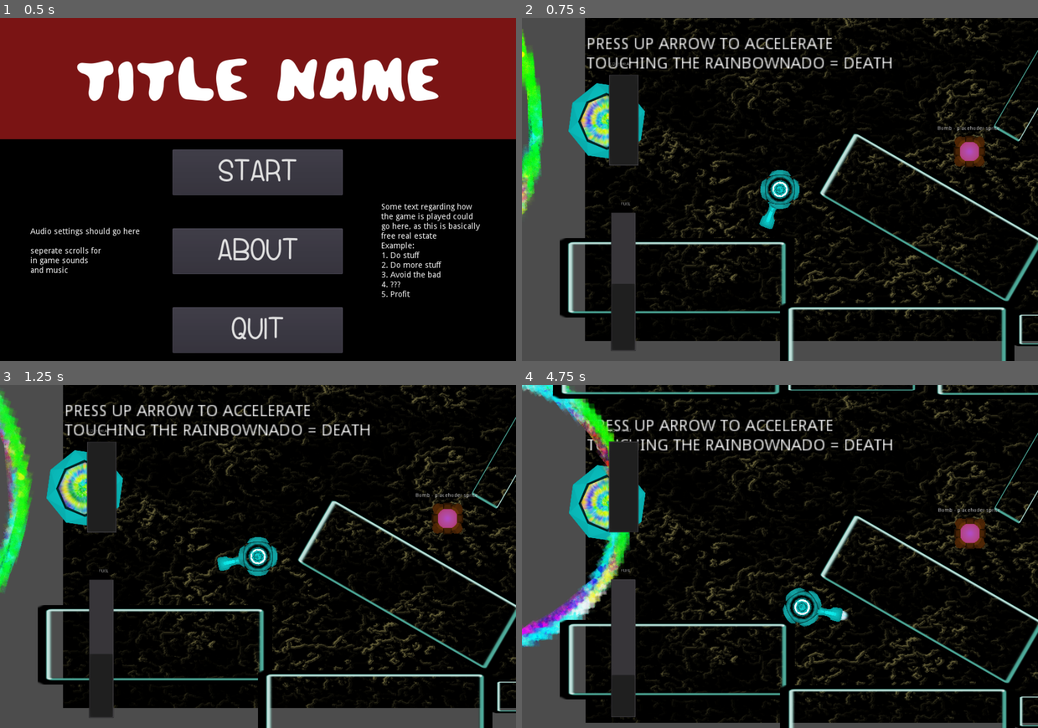
Above: before the commit, frames 1-4 (two rows, left to right).
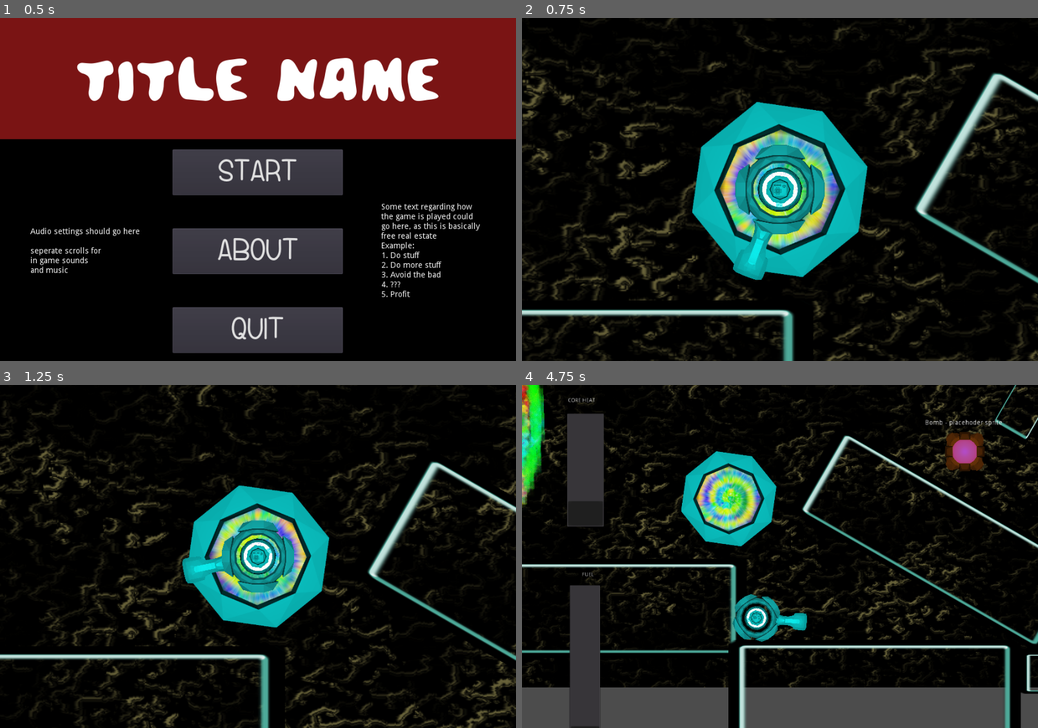
Above: after the commit, the same moments.

Repository: ktosox/Wild_Jam_01_2019
Game: Godot game, scene res://Scenes_N_Scripts/Menu_Scene.tscn
The game is run twice, just before and just after one commit, with the same random seed, the same clock (stepped at 60 frames per second) and the same inputs.
Inputs:
- Up to frame 1 (0.5 s): no input
- Up to frame 2 (0.75 s): click "START" at 0.5 s
- Up to frame 3 (1.25 s): no input
- Up to frame 4 (4.75 s): hold Up (ui_up) 1.28-2.03 s; hold Up (ui_up) 2.78-4.28 s

Frame 1 is identical in both runs. In frame 2, 48% of the frame differs, in the area x 0-100%, y 0-100%; in frame 3, 44%; in frame 4, 46%.

Commit message:
added zoom out at start, engine puffs, engine buzz

Diff:
--- a/Scenes_N_Scripts/GameFolder/GameScene.gd
+++ b/Scenes_N_Scripts/GameFolder/GameScene.gd
@@ -2,9 +2,7 @@
 
 var fuelLevel = 500
 var fuelLevelMax = 1000
-
-
-var corePowerLevel = 200
+var corePowerLevel = 300
 var corePowerLevelMax = 1000
 var coreSlowDownRate = 20
 var playerDied = false
@@ -27,13 +25,24 @@
 	$RainbowNado.move_and_slide(directionRainbownado)
 	if(fuelLevel>fuelLevelMax):
 		fuelLevel=fuelLevelMax
+	if(corePowerLevel>corePowerLevelMax):
+		corePowerLevel=corePowerLevelMax
 	updateGlobalPlayerData(delta)
+	if(fuelLevel<200 && !$SoundBox.playLowFuel):
+		$SoundBox.startLowFuel()
+	if(fuelLevel>200 && $SoundBox.playLowFuel):
+		$SoundBox.stopLowFuel()
+
+	if(corePowerLevel>800 && !$SoundBox.playCoreHeat):
+		$SoundBox.startCoreHeat()
+	if(corePowerLevel<800 && $SoundBox.playCoreHeat):
+		$SoundBox.stopCoreHeat()
 
 func updateGlobalPlayerData(delta):
 	if(corePowerLevel>0):
 		corePowerLevel -= delta * coreSlowDownRate
 		fuelLevel -= corePowerLevel * 0.1 * delta
-	if(corePowerLevel>100):
+	if(corePowerLevel>200):
 		corePowerLevel -= delta * coreSlowDownRate * 3
 		fuelLevel -= corePowerLevel * 0.2 * delta
 	$Player.updateCoreRotation(corePowerLevel)
@@ -51,8 +60,8 @@
 		projectile.get_parent().explode()
 
 
-		$Player/PlayerShip.linear_velocity.x +=($Player/PlayerShip.global_position.x - projectile.global_position.x) *30
-		$Player/PlayerShip.linear_velocity.y +=($Player/PlayerShip.global_position.y - projectile.global_position.y) *30
+		$Player/PlayerShip.linear_velocity.x +=($Player/PlayerShip.global_position.x - projectile.global_position.x) *20
+		$Player/PlayerShip.linear_velocity.y +=($Player/PlayerShip.global_position.y - projectile.global_position.y) *20
 		print("BOOM")
 	if (projectile.projectileType == 3):
 		#projectile.get_parent()
@@ -70,8 +79,3 @@
 func _on_DeathTimer_timeout():
 	if(playerDied):
 		get_tree().change_scene("res://Scenes_N_Scripts/GameFolder/DeathScreen.tscn")
-
-
-func _on_NonCriticalCheckups_timeout():
-
-	pass # replace with function body
--- a/Scenes_N_Scripts/GameFolder/GameScene.tscn
+++ b/Scenes_N_Scripts/GameFolder/GameScene.tscn
@@ -1,45 +1,47 @@
-[gd_scene load_steps=11 format=2]
+[gd_scene load_steps=12 format=2]
 
 [ext_resource path="res://Scenes_N_Scripts/GameFolder/GameScene.gd" type="Script" id=1]
-[ext_resource path="res://Scenes_N_Scripts/GameFolder/Background.tscn" type="PackedScene" id=2]
-[ext_resource path="res://Scenes_N_Scripts/Environment/Portal.tscn" type="PackedScene" id=3]
-[ext_resource path="res://Scenes_N_Scripts/PlayerStuff/Player.tscn" type="PackedScene" id=4]
-[ext_resource path="res://Scenes_N_Scripts/GameFolder/RainbowNado.tscn" type="PackedScene" id=5]
-[ext_resource path="res://Resources/Audio/Burnt_Spirit_short.ogg" type="AudioStream" id=6]
-[ext_resource path="res://Scenes_N_Scripts/Environment/Wall2.tscn" type="PackedScene" id=7]
-[ext_resource path="res://Scenes_N_Scripts/Environment/Wall1.tscn" type="PackedScene" id=8]
-[ext_resource path="res://Scenes_N_Scripts/Environment/FuelCanister.tscn" type="PackedScene" id=9]
-[ext_resource path="res://Scenes_N_Scripts/Environment/Bomb.tscn" type="PackedScene" id=10]
+[ext_resource path="res://Scenes_N_Scripts/GameFolder/SoundBox.tscn" type="PackedScene" id=2]
+[ext_resource path="res://Scenes_N_Scripts/GameFolder/Background.tscn" type="PackedScene" id=3]
+[ext_resource path="res://Scenes_N_Scripts/Environment/Portal.tscn" type="PackedScene" id=4]
+[ext_resource path="res://Scenes_N_Scripts/PlayerStuff/Player.tscn" type="PackedScene" id=5]
+[ext_resource path="res://Scenes_N_Scripts/GameFolder/RainbowNado.tscn" type="PackedScene" id=6]
+[ext_resource path="res://Resources/Audio/Burnt_Spirit_short.ogg" type="AudioStream" id=7]
+[ext_resource path="res://Scenes_N_Scripts/Environment/Wall2.tscn" type="PackedScene" id=8]
+[ext_resource path="res://Scenes_N_Scripts/Environment/Wall1.tscn" type="PackedScene" id=9]
+[ext_resource path="res://Scenes_N_Scripts/Environment/FuelCanister.tscn" type="PackedScene" id=10]
+[ext_resource path="res://Scenes_N_Scripts/Environment/Bomb.tscn" type="PackedScene" id=11]
 
-[node name="MainGameNode" type="Node" index="0"]
+[node name="MainGameNode" type="Node"]
 
 script = ExtResource( 1 )
 
-[node name="DeathTimer" type="Timer" parent="." index="0"]
+[node name="SoundBox" parent="." index="0" instance=ExtResource( 2 )]
+
+[node name="DeathTimer" type="Timer" parent="." index="1"]
 
 process_mode = 1
 wait_time = 3.0
 one_shot = false
 autostart = true
 
-[node name="Background" parent="." index="1" instance=ExtResource( 2 )]
+[node name="Background" parent="." index="2" instance=ExtResource( 3 )]
 
 margin_left = -397.0
 margin_top = -302.0
 margin_right = -397.0
 margin_bottom = -302.0
 
-[node name="Portal" parent="." index="2" instance=ExtResource( 3 )]
+[node name="Portal" parent="." index="3" instance=ExtResource( 4 )]
 
-position = Vector2( -453.156, -178.745 )
 scale = Vector2( 0.5, 0.5 )
 
-[node name="Player" parent="." index="3" instance=ExtResource( 4 )]
+[node name="Player" parent="." index="4" instance=ExtResource( 5 )]
 
-position = Vector2( -361.776, -186.992 )
+position = Vector2( -452.527, -389.349 )
 scale = Vector2( 1, 1 )
 
-[node name="Label" type="Label" parent="." index="4"]
+[node name="Label" type="Label" parent="." index="5"]
 
 anchor_left = 0.0
 anchor_top = 0.0
@@ -62,93 +64,96 @@
 lines_skipped = 0
 max_lines_visible = -1
 _sections_unfolded = [ "Focus", "Hint", "Margin", "Mouse", "Rect", "Size Flags", "Theme", "custom_colors", "custom_constants", "custom_fonts" ]
+__meta__ = {
+"_edit_lock_": true
+}
 
-[node name="RainbowNado" parent="." index="5" instance=ExtResource( 5 )]
+[node name="RainbowNado" parent="." index="6" instance=ExtResource( 6 )]
 
 position = Vector2( -1142.54, -167.791 )
 scale = Vector2( 1, 1 )
 
-[node name="Music" type="AudioStreamPlayer" parent="." index="6"]
+[node name="Music" type="AudioStreamPlayer" parent="." index="7"]
 
-stream = ExtResource( 6 )
+stream = ExtResource( 7 )
 volume_db = -8.0
 pitch_scale = 1.1
 autoplay = true
 mix_target = 0
 bus = "Master"
 
-[node name="StaticBody2D" parent="." index="7" instance=ExtResource( 7 )]
+[node name="StaticBody2D" parent="." index="8" instance=ExtResource( 8 )]
 
 position = Vector2( -269.43, 231.482 )
 
-[node name="StaticBody2D12" parent="." index="8" instance=ExtResource( 7 )]
+[node name="StaticBody2D12" parent="." index="9" instance=ExtResource( 8 )]
 
 position = Vector2( 306.606, 402.612 )
 
-[node name="StaticBody2D2" parent="." index="9" instance=ExtResource( 7 )]
+[node name="StaticBody2D2" parent="." index="10" instance=ExtResource( 8 )]
 
 position = Vector2( -287.683, -558.241 )
 
-[node name="StaticBody2D9" parent="." index="10" instance=ExtResource( 7 )]
+[node name="StaticBody2D9" parent="." index="11" instance=ExtResource( 8 )]
 
 position = Vector2( 1289.1, -554.036 )
 
-[node name="StaticBody2D3" parent="." index="11" instance=ExtResource( 7 )]
+[node name="StaticBody2D3" parent="." index="12" instance=ExtResource( 8 )]
 
-position = Vector2( 395.544, 73.8074 )
+position = Vector2( 445.511, 86.7617 )
 rotation = 0.523599
 _sections_unfolded = [ "Transform" ]
 
-[node name="StaticBody2D11" parent="." index="12" instance=ExtResource( 7 )]
+[node name="StaticBody2D11" parent="." index="13" instance=ExtResource( 8 )]
 
 position = Vector2( 1076.82, 50.6999 )
 rotation = 1.91986
 _sections_unfolded = [ "Transform" ]
 
-[node name="StaticBody2D4" parent="." index="13" instance=ExtResource( 8 )]
+[node name="StaticBody2D4" parent="." index="14" instance=ExtResource( 9 )]
 
 position = Vector2( 674.201, -287.73 )
 rotation = 2.0944
 _sections_unfolded = [ "Transform" ]
 
-[node name="StaticBody2D7" parent="." index="14" instance=ExtResource( 8 )]
+[node name="StaticBody2D7" parent="." index="15" instance=ExtResource( 9 )]
 
 position = Vector2( 1523.53, -293.78 )
 rotation = 2.0944
 _sections_unfolded = [ "Transform" ]
 
-[node name="StaticBody2D5" parent="." index="15" instance=ExtResource( 8 )]
+[node name="StaticBody2D5" parent="." index="16" instance=ExtResource( 9 )]
 
 position = Vector2( 186.31, -513.489 )
 
-[node name="StaticBody2D10" parent="." index="16" instance=ExtResource( 8 )]
+[node name="StaticBody2D10" parent="." index="17" instance=ExtResource( 9 )]
 
 position = Vector2( 792.122, 367.41 )
 
-[node name="StaticBody2D6" parent="." index="17" instance=ExtResource( 7 )]
+[node name="StaticBody2D6" parent="." index="18" instance=ExtResource( 8 )]
 
 position = Vector2( 695.447, -556.357 )
 
-[node name="StaticBody2D8" parent="." index="18" instance=ExtResource( 7 )]
+[node name="StaticBody2D8" parent="." index="19" instance=ExtResource( 8 )]
 
 position = Vector2( 1461.3, 284.824 )
 
-[node name="FuelCanister" parent="." index="19" instance=ExtResource( 9 )]
+[node name="FuelCanister" parent="." index="20" instance=ExtResource( 10 )]
 
 position = Vector2( 1396.89, 13.9459 )
 _sections_unfolded = [ "Transform" ]
 
-[node name="Bomb2" parent="." index="20" instance=ExtResource( 10 )]
+[node name="Bomb2" parent="." index="21" instance=ExtResource( 11 )]
 
 position = Vector2( 1064.59, -338.103 )
 scale = Vector2( 1, 1 )
 
-[node name="Bomb" parent="." index="21" instance=ExtResource( 10 )]
+[node name="Bomb" parent="." index="22" instance=ExtResource( 11 )]
 
 position = Vector2( 495.916, -99.4846 )
 scale = Vector2( 1, 1 )
 
-[node name="Label2" type="Label" parent="." index="22"]
+[node name="Label2" type="Label" parent="." index="23"]
 
 anchor_left = 0.0
 anchor_top = 0.0
@@ -169,7 +174,7 @@
 lines_skipped = 0
 max_lines_visible = -1
 
-[node name="Label3" type="Label" parent="." index="23"]
+[node name="Label3" type="Label" parent="." index="24"]
 
 anchor_left = 0.0
 anchor_top = 0.0
@@ -190,13 +195,4 @@
 lines_skipped = 0
 max_lines_visible = -1
 
-[node name="NonCriticalCheckups" type="Timer" parent="." index="24"]
-
-process_mode = 1
-wait_time = 1.0
-one_shot = false
-autostart = false
-
 [connection signal="timeout" from="DeathTimer" to="." method="_on_DeathTimer_timeout"]
-
-[connection signal="timeout" from="NonCriticalCheckups" to="." method="_on_NonCriticalCheckups_timeout"]
--- a/Scenes_N_Scripts/GameFolder/SoundBox.gd
+++ b/Scenes_N_Scripts/GameFolder/SoundBox.gd
@@ -3,25 +3,35 @@
 # class member variables go here, for example:
 # var a = 2
 # var b = "textvar"
+var playLowFuel = false
+var playCoreHeat = false
 
 func _ready():
 	# Called when the node is added to the scene for the first time.
 	# Initialization here
 	pass
 
-#func _process(delta):
+func _process(delta):
+	if(playLowFuel && !$LowFuelSound.playing):
+		$LowFuelSound.play()
+	if(playCoreHeat && !$HotCoreSound.playing):
+		$HotCoreSound.play()
 #	# Called every frame. Delta is time since last frame.
 #	# Update game logic here.
 #	pass
 
 func startLowFuel():
+	playLowFuel = true
 	pass
 
 func stopLowFuel():
+	playLowFuel = false
 	pass
 
 func startCoreHeat():
+	playCoreHeat = true
 	pass
 
 func stopCoreHeat():
+	playCoreHeat = false
 	pass
--- a/Scenes_N_Scripts/GameFolder/SoundBox.tscn
+++ b/Scenes_N_Scripts/GameFolder/SoundBox.tscn
@@ -1,26 +1,27 @@
-[gd_scene load_steps=3 format=2]
+[gd_scene load_steps=4 format=2]
 
 [ext_resource path="res://Scenes_N_Scripts/GameFolder/SoundBox.gd" type="Script" id=1]
-[ext_resource path="res://Resources/Audio/engine_purr1_mid.wav" type="AudioStream" id=2]
+[ext_resource path="res://Resources/Audio/low_fuel.wav" type="AudioStream" id=2]
+[ext_resource path="res://Resources/Audio/alarma1.wav" type="AudioStream" id=3]
 
-[node name="SoundBox" type="Node" index="0"]
+[node name="SoundBox" type="Node"]
 
 script = ExtResource( 1 )
 
 [node name="LowFuelSound" type="AudioStreamPlayer" parent="." index="0"]
 
-stream = null
+stream = ExtResource( 2 )
 volume_db = 0.0
-pitch_scale = 1.0
+pitch_scale = 0.79
 autoplay = false
 mix_target = 0
 bus = "Master"
 
 [node name="HotCoreSound" type="AudioStreamPlayer" parent="." index="1"]
 
-stream = ExtResource( 2 )
+stream = ExtResource( 3 )
 volume_db = 0.0
-pitch_scale = 1.0
+pitch_scale = 0.82
 autoplay = false
 mix_target = 0
 bus = "Master"
--- a/Scenes_N_Scripts/PlayerStuff/Engine.gd
+++ b/Scenes_N_Scripts/PlayerStuff/Engine.gd
@@ -7,10 +7,13 @@
 	pass
 
 func _process(delta):
+	if(!$EngineBuzz.playing):
+		$EngineBuzz.play()
+
 	if(spinNotLocked):
 		rotate(delta*spinRate)
 
 	pass
 
-func moveJet():
-	$Jet/JetMover.advance(3)
+func emitSmoke():
+	$SmokeEmitter.restart()
--- a/Scenes_N_Scripts/PlayerStuff/Player.gd
+++ b/Scenes_N_Scripts/PlayerStuff/Player.gd
@@ -1,7 +1,11 @@
 extends Node2D
 
 var GameScenePointer
-var ScreenScrollSpeed = 50
+var ScreenScrollSpeed = 90
+
+var cameraStart = Vector2(0.6,0.6)
+var cameraStop =  Vector2()
+var cameraDefault = Vector2(1.2,1.2)
 
 
 # class member variables go here, for example:
@@ -11,9 +15,13 @@
 func _ready():
 	# Called when the node is added to the scene for the first time.
 	# Initialization here
+	$Camera2D.zoom = cameraStart
 	pass
 
 func _process(delta):
+	if($Camera2D.zoom.x<cameraDefault.x):
+		$Camera2D.zoom.x += 0.3 * delta
+		$Camera2D.zoom.y += 0.3 * delta
 	if(!$Camera2D/Area2D.overlaps_body($PlayerShip)):
 		$Camera2D.global_position = $Camera2D.global_position + $PlayerShip.linear_velocity * delta
 		pass
@@ -24,6 +32,7 @@
 	$PlayerShip/Body/Body_core/AnimationPlayer.playback_speed = value/50
 	$PlayerShip.speed = value
 	$Camera2D/CoreHeat.value = value
+	$PlayerShip/Engine/EngineBuzz.pitch_scale= value/400
 	#adjust playback speed of core rotation animation here
 	pass
 
--- a/Scenes_N_Scripts/PlayerStuff/Player.tscn
+++ b/Scenes_N_Scripts/PlayerStuff/Player.tscn
@@ -3,41 +3,23 @@
 [ext_resource path="res://Scenes_N_Scripts/PlayerStuff/Player.gd" type="Script" id=1]
 [ext_resource path="res://Scenes_N_Scripts/PlayerStuff/PlayerShip.gd" type="Script" id=2]
 [ext_resource path="res://Scenes_N_Scripts/PlayerStuff/Engine.gd" type="Script" id=3]
-[ext_resource path="res://Resources/Artwork/Player/ship_engine_exhaust.png" type="Texture" id=4]
-[ext_resource path="res://Resources/Artwork/Player/ship_engine.png" type="Texture" id=5]
-[ext_resource path="res://Resources/Artwork/Player/ship_center2.png" type="Texture" id=6]
-[ext_resource path="res://Resources/Artwork/Player/ship_bodyv2.png" type="Texture" id=7]
-[ext_resource path="res://Resources/Artwork/Player/ship_core_energy.png" type="Texture" id=8]
-[ext_resource path="res://Resources/Artwork/Player/Space_ship_ring.png" type="Texture" id=9]
-[ext_resource path="res://Resources/Audio/pick_up_best.wav" type="AudioStream" id=10]
-[ext_resource path="res://Resources/Artwork/Player/player_particle_death.tres" type="Material" id=11]
-[ext_resource path="res://Resources/Artwork/Effects/smoke1.png" type="Texture" id=12]
+[ext_resource path="res://Scenes_N_Scripts/PlayerStuff/engine_smoke.tres" type="Material" id=4]
+[ext_resource path="res://Resources/Artwork/Effects/smoke1.png" type="Texture" id=5]
+[ext_resource path="res://Resources/Artwork/Player/ship_engine.png" type="Texture" id=6]
+[ext_resource path="res://Resources/Audio/engine_purr1_mid.wav" type="AudioStream" id=7]
+[ext_resource path="res://Resources/Artwork/Player/ship_center2.png" type="Texture" id=8]
+[ext_resource path="res://Resources/Artwork/Player/ship_bodyv2.png" type="Texture" id=9]
+[ext_resource path="res://Resources/Artwork/Player/ship_core_energy.png" type="Texture" id=10]
+[ext_resource path="res://Resources/Artwork/Player/Space_ship_ring.png" type="Texture" id=11]
+[ext_resource path="res://Resources/Audio/pick_up_best.wav" type="AudioStream" id=12]
+[ext_resource path="res://Resources/Artwork/Player/player_particle_death.tres" type="Material" id=13]
 
 [sub_resource type="RectangleShape2D" id=1]
 
 custom_solver_bias = 0.0
 extents = Vector2( 1.23157, 2.34134 )
 
-[sub_resource type="Animation" id=5]
-
-resource_name = "ExtendJet"
-length = 5.0
-loop = true
-step = 0.1
-tracks/0/type = "value"
-tracks/0/path = NodePath(".:position")
-tracks/0/interp = 1
-tracks/0/loop_wrap = true
-tracks/0/imported = false
-tracks/0/enabled = true
-tracks/0/keys = {
-"times": PoolRealArray( 0, 5 ),
-"transitions": PoolRealArray( 1, 1 ),
-"update": 0,
-"values": [ Vector2( 0, 430 ), Vector2( 0, 560 ) ]
-}
-
-[sub_resource type="Animation" id=6]
+[sub_resource type="Animation" id=3]
 
 length = 2.0
 loop = true
@@ -60,7 +42,7 @@
 custom_solver_bias = 0.0
 radius = 47.0082
 
-[node name="Player" type="Node2D"]
+[node name="Player" type="Node2D" index="0"]
 
 scale = Vector2( 0.8, 0.8 )
 script = ExtResource( 1 )
@@ -184,7 +166,7 @@
 size_flags_horizontal = 1
 size_flags_vertical = 0
 min_value = 0.0
-max_value = 100.0
+max_value = 1000.0
 step = 1.0
 page = 0.0
 value = 60.0
@@ -246,7 +228,6 @@
 
 [node name="Engine" type="Node2D" parent="PlayerShip" index="0"]
 
-editor/display_folded = true
 position = Vector2( 0, 0.504218 )
 scale = Vector2( 0.3, 0.2 )
 script = ExtResource( 3 )
@@ -255,38 +236,50 @@
 "_edit_lock_": true
 }
 
-[node name="Jet" type="Sprite" parent="PlayerShip/Engine" index="0"]
-
-editor/display_folded = true
-position = Vector2( 0, 475.299 )
+[node name="SmokeEmitter" type="Particles2D" parent="PlayerShip/Engine" index="0"]
+
+position = Vector2( 0, 540 )
 rotation = 1.5708
-scale = Vector2( 0.220514, 0.331546 )
-texture = ExtResource( 4 )
-_sections_unfolded = [ "Transform" ]
-__meta__ = {
-"_edit_lock_": true
-}
-
-[node name="JetMover" type="AnimationPlayer" parent="PlayerShip/Engine/Jet" index="0"]
-
-root_node = NodePath("..")
-autoplay = "ExtendJet"
-playback_process_mode = 1
-playback_default_blend_time = 0.0
-playback_speed = 1.0
-anims/ExtendJet = SubResource( 5 )
-blend_times = [  ]
+scale = Vector2( 1.95258, 2.66407 )
+emitting = false
+amount = 30
+lifetime = 0.3
+one_shot = true
+preprocess = 0.0
+speed_scale = 1.0
+explosiveness = 0.85
+randomness = 0.0
+fixed_fps = 0
+fract_delta = true
+visibility_rect = Rect2( -100, -100, 200, 200 )
+local_coords = true
+draw_order = 0
+process_material = ExtResource( 4 )
+texture = ExtResource( 5 )
+normal_map = null
+h_frames = 1
+v_frames = 1
+_sections_unfolded = [ "Drawing", "Process Material", "Textures", "Time", "Transform" ]
 
 [node name="Engine_Sprite" type="Sprite" parent="PlayerShip/Engine" index="1"]
 
-position = Vector2( -7.16551e-07, 347.173 )
+position = Vector2( -7.16551e-007, 347.173 )
 rotation = 1.5708
 scale = Vector2( 0.434152, 0.4 )
-texture = ExtResource( 5 )
-_sections_unfolded = [ "Transform" ]
-__meta__ = {
-"_edit_lock_": true
-}
+texture = ExtResource( 6 )
+_sections_unfolded = [ "Transform" ]
+__meta__ = {
+"_edit_lock_": true
+}
+
+[node name="EngineBuzz" type="AudioStreamPlayer" parent="PlayerShip/Engine" index="2"]
+
+stream = ExtResource( 7 )
+volume_db = 0.0
+pitch_scale = 1.0
+autoplay = true
+mix_target = 0
+bus = "Master"
 
 [node name="Body" type="Node2D" parent="PlayerShip" index="1"]
 
--- a/Scenes_N_Scripts/PlayerStuff/PlayerShip.gd
+++ b/Scenes_N_Scripts/PlayerStuff/PlayerShip.gd
@@ -16,7 +16,7 @@
 	velocity = Vector2() #flush previous data
 	var currentAngle = $Engine.global_rotation_degrees #set angle
 	if Input.is_action_pressed('ui_up'):
-		$Engine.moveJet()
+		$Engine.emitSmoke()
 		get_parent().GameScenePointer.corePowerLevel += 2
 		if ($SoundImpulse.playing == false):
 			$SoundImpulse.play()
--- /dev/null
+++ b/Scenes_N_Scripts/PlayerStuff/engine_smoke.tres
@@ -0,0 +1,66 @@
+[gd_resource type="ParticlesMaterial" load_steps=5 format=2]
+
+[sub_resource type="Gradient" id=1]
+
+offsets = PoolRealArray( 0.035503, 0.337278, 0.47929 )
+colors = PoolColorArray( 0.957031, 0.763919, 0.306549, 1, 0.683594, 0.654221, 0.654221, 1, 0.756797, 0.683589, 0.561143, 0.0331373 )
+
+[sub_resource type="GradientTexture" id=2]
+
+flags = 4
+gradient = SubResource( 1 )
+width = 200
+
+[sub_resource type="Curve" id=3]
+
+min_value = 0.0
+max_value = 1.0
+bake_resolution = 100
+_data = [ Vector2( 0.0529559, 0.0273438 ), 0.0, 4.13919, 0, 0, Vector2( 0.378962, 0.983398 ), 4.70142, 0.0, 0, 0 ]
+_sections_unfolded = [ "Resource" ]
+
+[sub_resource type="CurveTexture" id=4]
+
+flags = 4
+width = 2048
+curve = SubResource( 3 )
+
+[resource]
+
+render_priority = 0
+trail_divisor = 1
+emission_shape = 0
+flag_align_y = false
+flag_rotate_y = false
+flag_disable_z = true
+spread = 5.0
+flatness = 0.0
+gravity = Vector3( 0, 0, 0 )
+initial_velocity = 300.0
+initial_velocity_random = 0.0
+angular_velocity = 0.0
+angular_velocity_random = 0.0
+orbit_velocity = 0.0
+orbit_velocity_random = 0.0
+linear_accel = 0.0
+linear_accel_random = 0.0
+radial_accel = 0.0
+radial_accel_random = 0.0
+tangential_accel = 0.0
+tangential_accel_random = 0.0
+damping = 0.0
+damping_random = 0.0
+angle = 15.0
+angle_random = 1.0
+scale = 0.5
+scale_random = 0.6
+scale_curve = SubResource( 4 )
+color_ramp = SubResource( 2 )
+hue_variation = 0.1
+hue_variation_random = 0.5
+anim_speed = 0.0
+anim_speed_random = 0.0
+anim_offset = 0.0
+anim_offset_random = 0.0
+anim_loop = false
+_sections_unfolded = [ "Angle", "Angular Velocity", "Color", "Damping", "Emission Shape", "Flags", "Gravity", "Hue Variation", "Initial Velocity", "Linear Accel", "Scale", "Spread", "Trail" ]
Not shown, added: Resources/Audio/alarma1.wav.import
Not shown, added: Resources/Audio/engine_purr1_start.wav.import
Not shown: 6 places in Scenes_N_Scripts/PlayerStuff/Player.tscn that only renumber resources
Not shown, changed: README.md
Not shown, added: Scenes_N_Scripts/GameFolder/GameScene.gd~RF126719c.TMP
Not shown, changed: Wild_Jam_01_2019_v_0_6.zip
Not shown, added: Wild_Jam_01_2019v_0_68.rar
